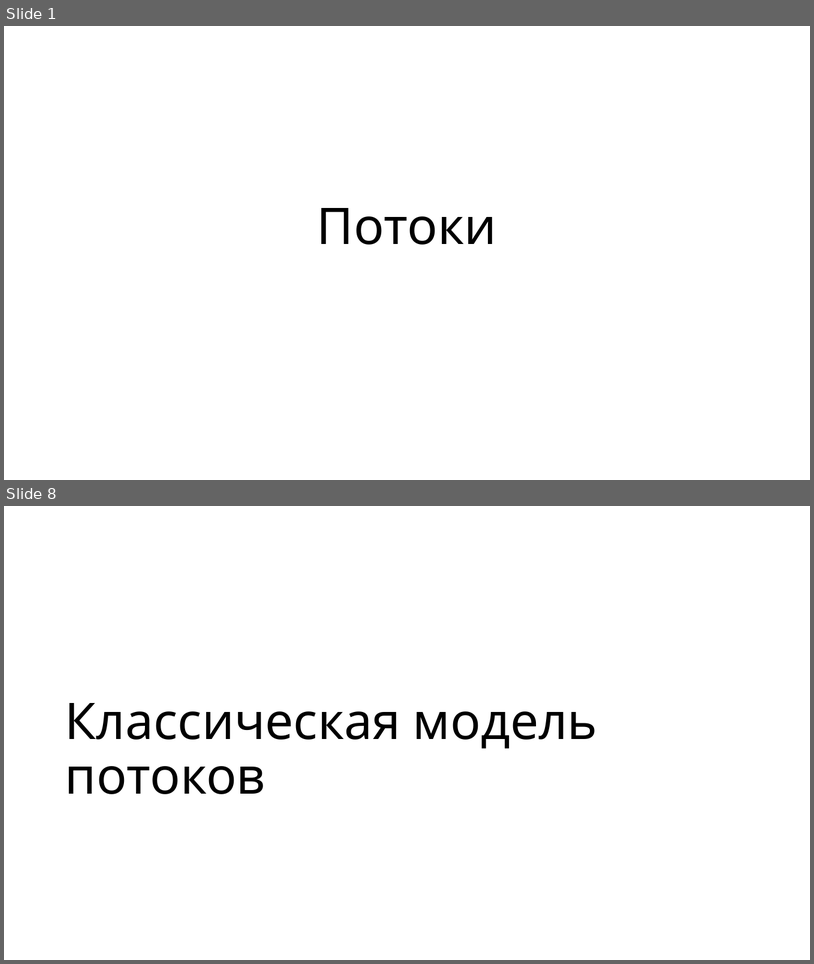
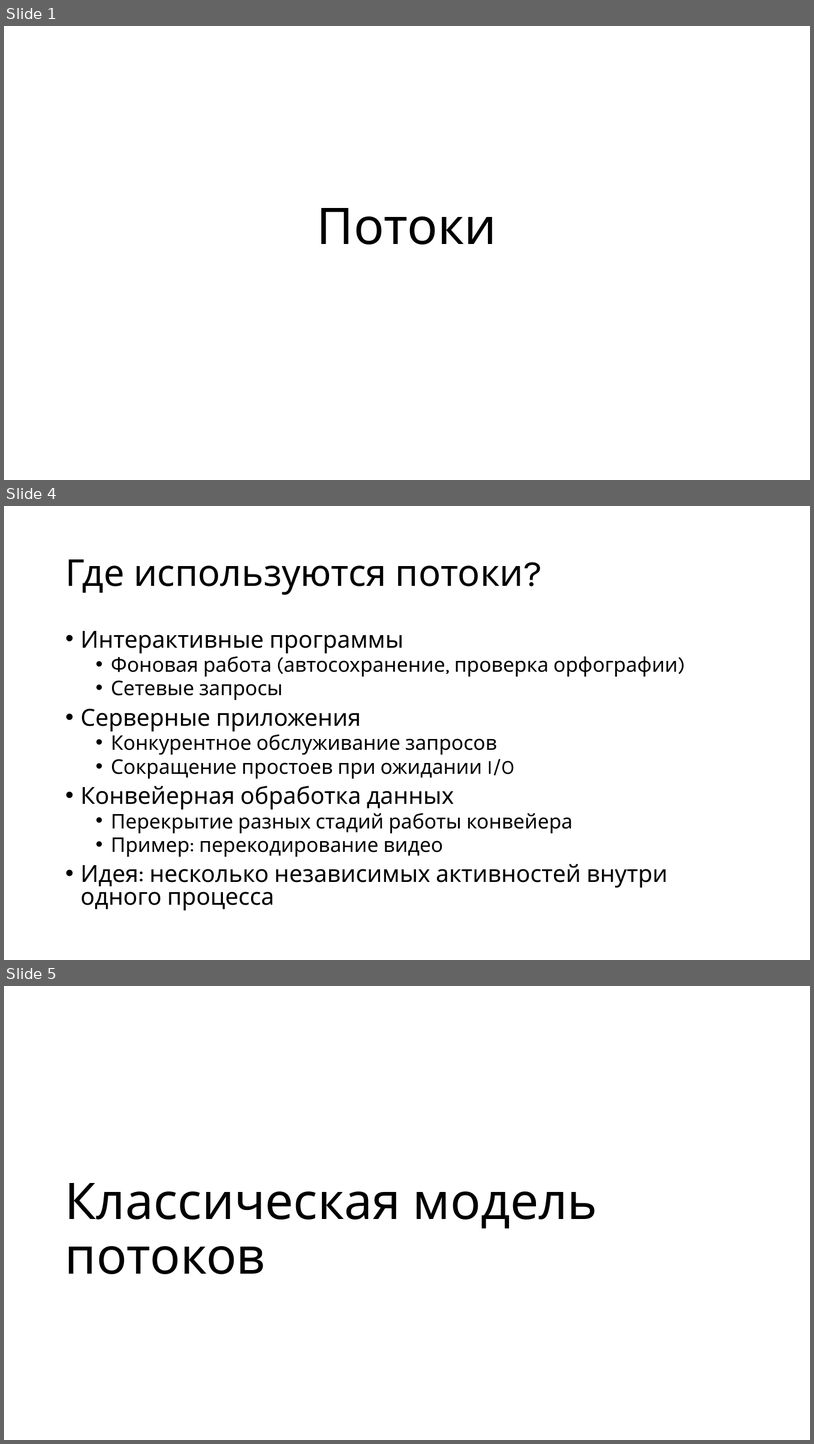
Before and after one commit to alexey-malov/os-course, a slide deck: lectures/04/Потоки.pptx. Shown one above the other, each under a label of ours: slides 1 and 8 before the commit, slides 1, 4 and 5 after it; the slides between them are not shown. The pictures are 814x964 and 814x1444 pixels, drawn with LibreOffice and Linux fonts; fonts in the diff are those of the drawing. Boxes give left, top, right and bottom in pixels: in the first picture for what was removed or moved away, otherwise in the second. Text is boxed around its words. In the diff, an @@ line names an element or a change of style, - is before the commit and + after.

Commit message:
обновил лекцию по теме "Потоки"

```diff
--- a/lectures/04/Потоки.pptx
+++ b/lectures/04/Потоки.pptx
@@ slide 4 added at (4, 506, 810, 960), background #FFFFFF @@
@@ title added at (65, 559, 524, 595), 44 pt, text #000000 @@
+Где используются потоки?
@@ text added at (81, 631, 678, 910), 24 pt, text #000000 @@
+• Интерактивные программы
+  • Фоновая работа (автосохранение, проверка орфографии)
+  • Сетевые запросы
+• Серверные приложения
+  • Конкурентное обслуживание запросов
+  • Сокращение простоев при ожидании I/O
+• Конвейерная обработка данных
+  • Перекрытие разных стадий работы конвейера
+  • Пример: перекодирование видео
+• Идея: несколько независимых активностей внутри одного процесса
@@ what was slide 8 is now slide 5 @@
```
Also in this commit, not shown: 5 slides changed, 27 other slides added, 46 slides removed.
